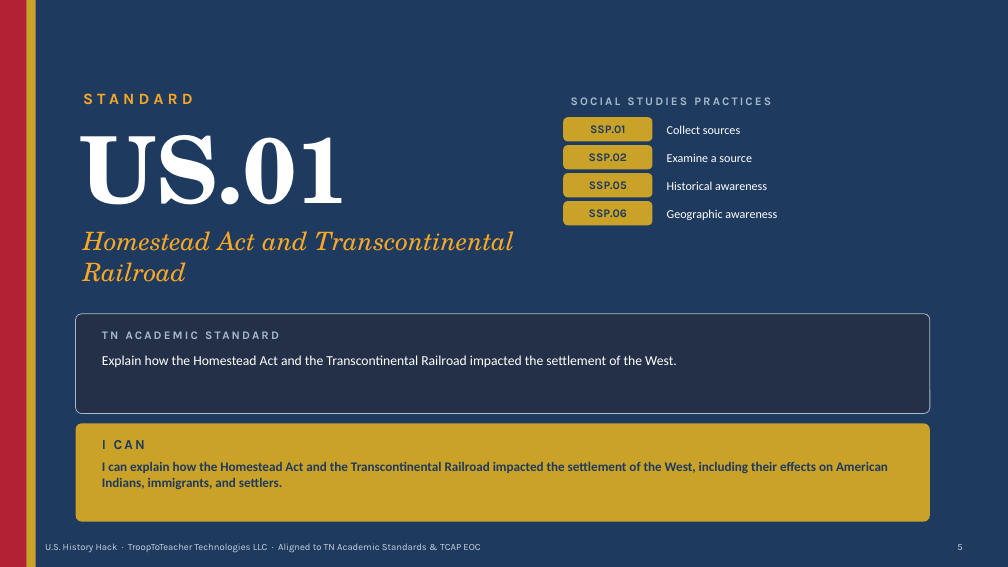
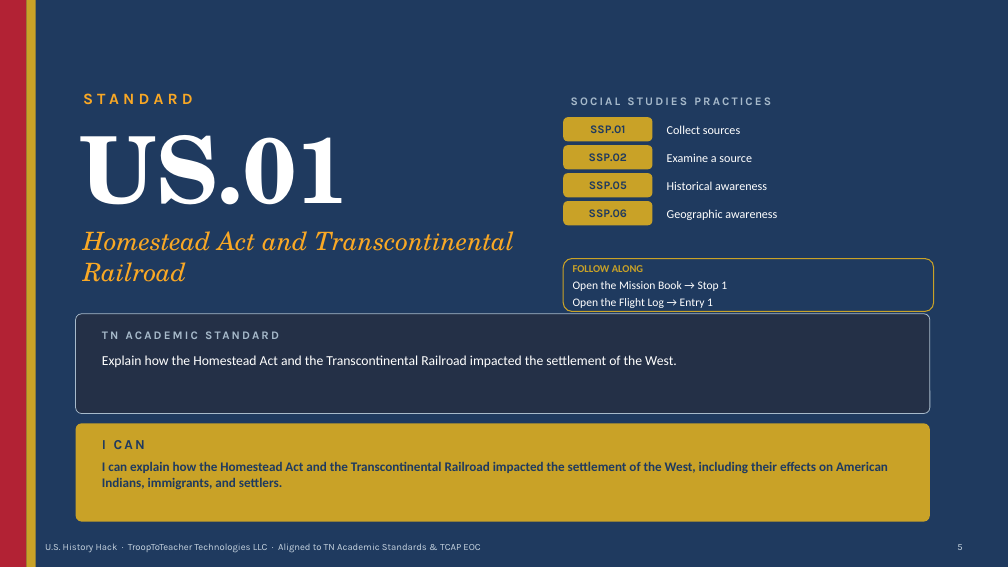
Before and after one commit to Trooptoteacher/trooptoteacher-history, a slide deck: slide 5 of HistoryHack_Platinum/deliverables_unit1/Unit1_Teacher_Deck_America250.pptx. Drawn at 1008x567 pixels with LibreOffice and Linux fonts; fonts in the diff are those of the drawing. Boxes give left, top, right and bottom in pixels: in the first picture for what was removed or moved away, otherwise in the second. Text is boxed around its words. In the diff, an @@ line names an element or a change of style, - is before the commit and + after.

```diff
--- a/HistoryHack_Platinum/deliverables_unit1/Unit1_Teacher_Deck_America250.pptx
+++ b/HistoryHack_Platinum/deliverables_unit1/Unit1_Teacher_Deck_America250.pptx
@@ rounded rectangle added at (563, 259, 934, 312), fill #1F3A5F, outline #C9A227 1 pt, 11 pt, text #FFFFFF @@
+FOLLOW ALONG
+Open the Mission Book → Stop 1
+Open the Flight Log → Entry 1
```
Also in this commit, not shown: 6 other slides changed, 2 other files.
